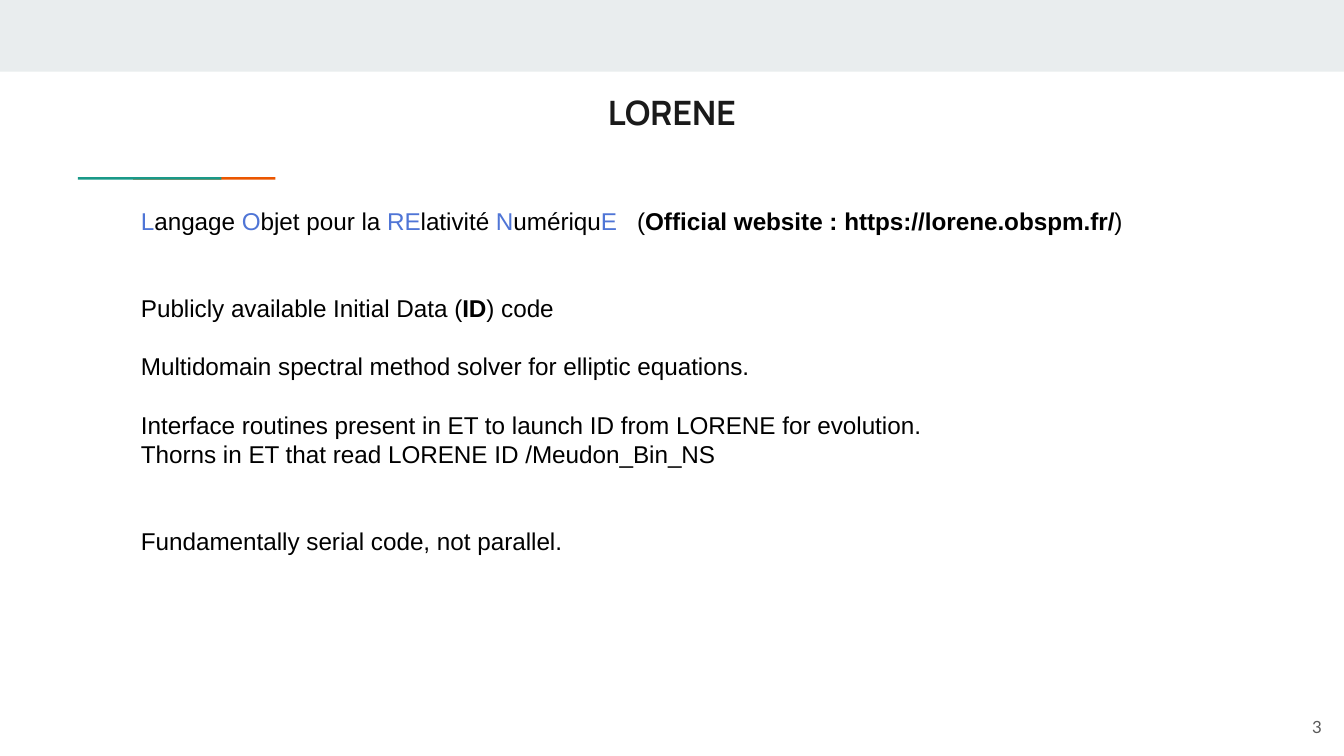
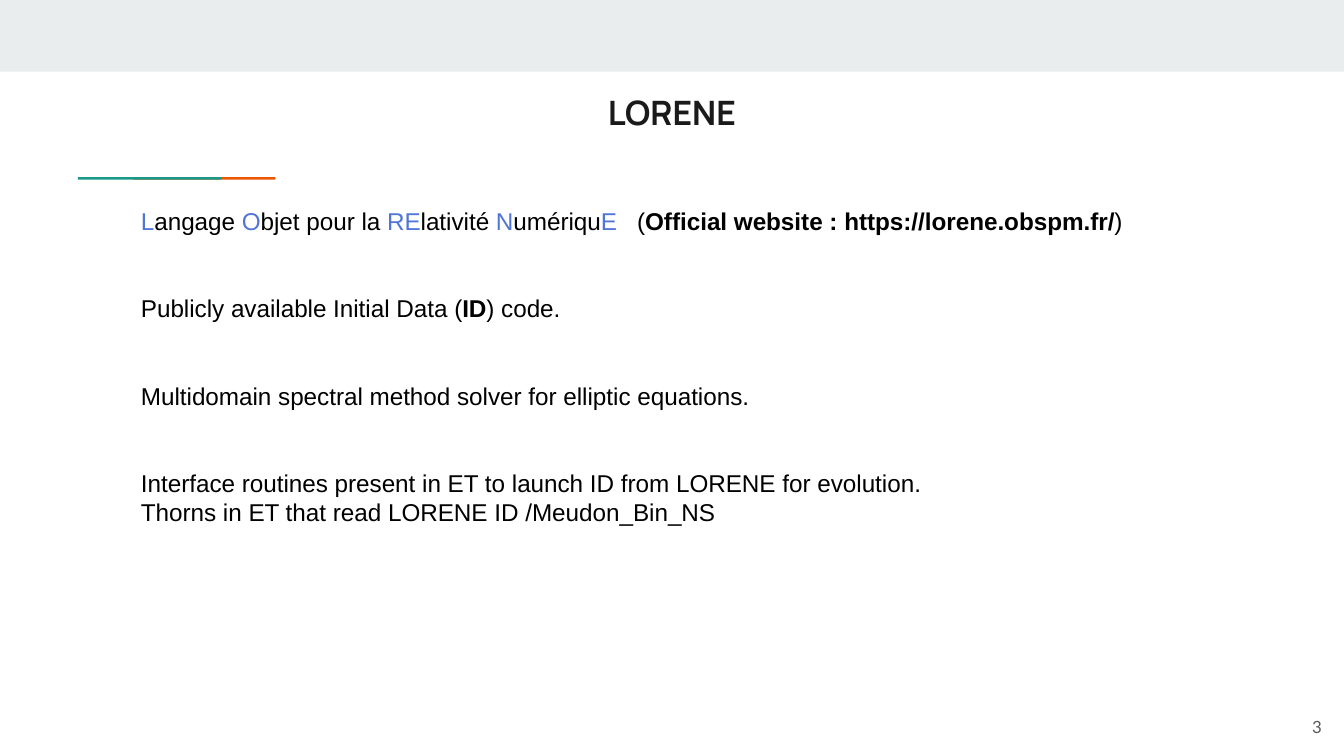
Before and after one commit to EinsteinToolkit/et2021uiuc, a slide deck: slide 3 of _lectures/13-AtulKedia2/Atul-LORENE talk.pptx. Drawn at 1344x756 pixels with LibreOffice and Linux fonts; fonts in the diff are those of the drawing. Boxes give left, top, right and bottom in pixels: in the first picture for what was removed or moved away, otherwise in the second. Text is boxed around its words. In the diff, an @@ line names an element or a change of style, - is before the commit and + after.

```diff
--- a/_lectures/13-AtulKedia2/Atul-LORENE talk.pptx
+++ b/_lectures/13-AtulKedia2/Atul-LORENE talk.pptx
@@ text at [141, 299, 560, 322]: text changed @@
-Publicly available Initial Data (ID) code
+Publicly available Initial Data (ID) code.
@@ text at [141, 532, 562, 555]: paragraph removed @@
-Fundamentally serial code, not parallel.
```
Also in this commit, not shown: 5 other slides changed, 1 slide added.
